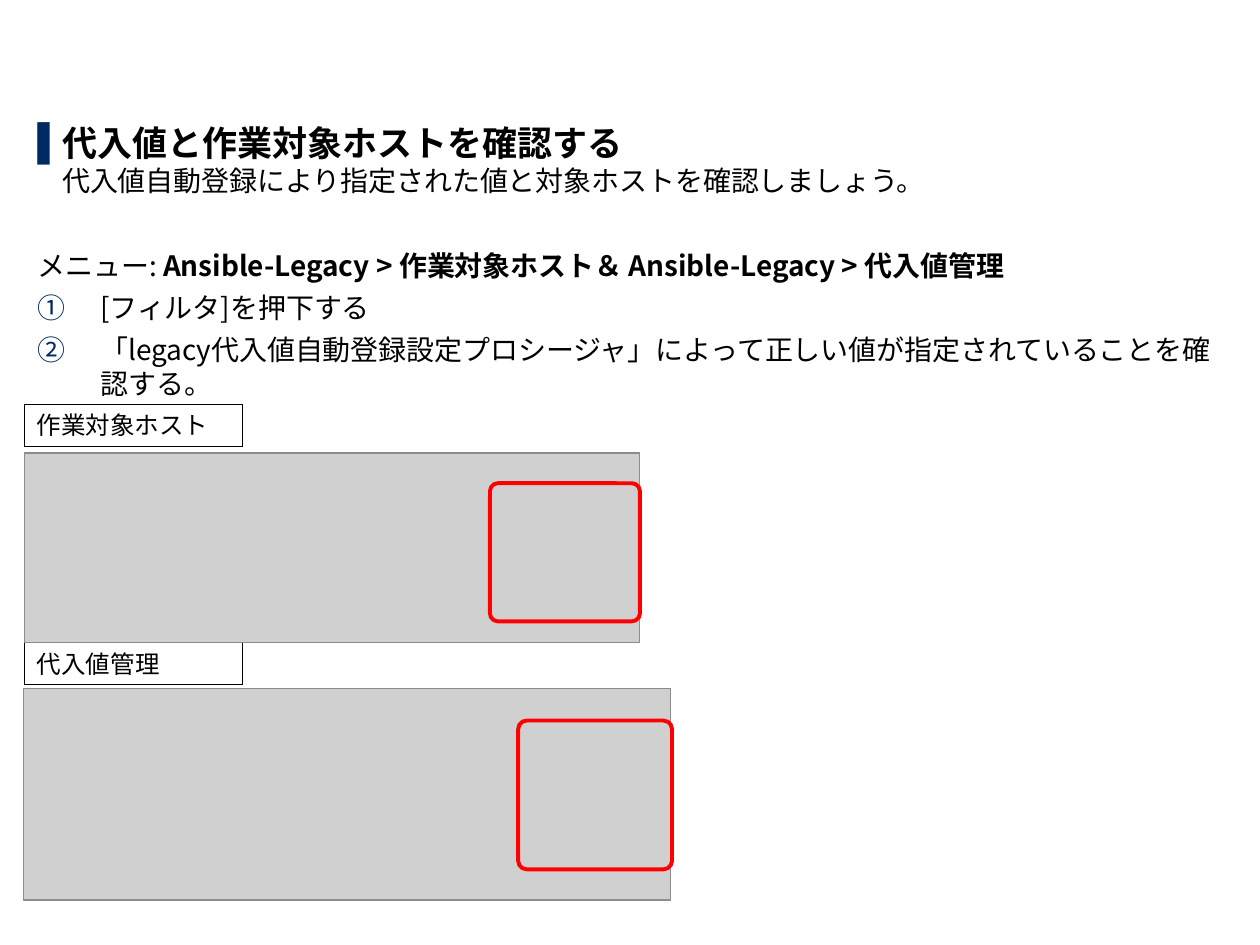
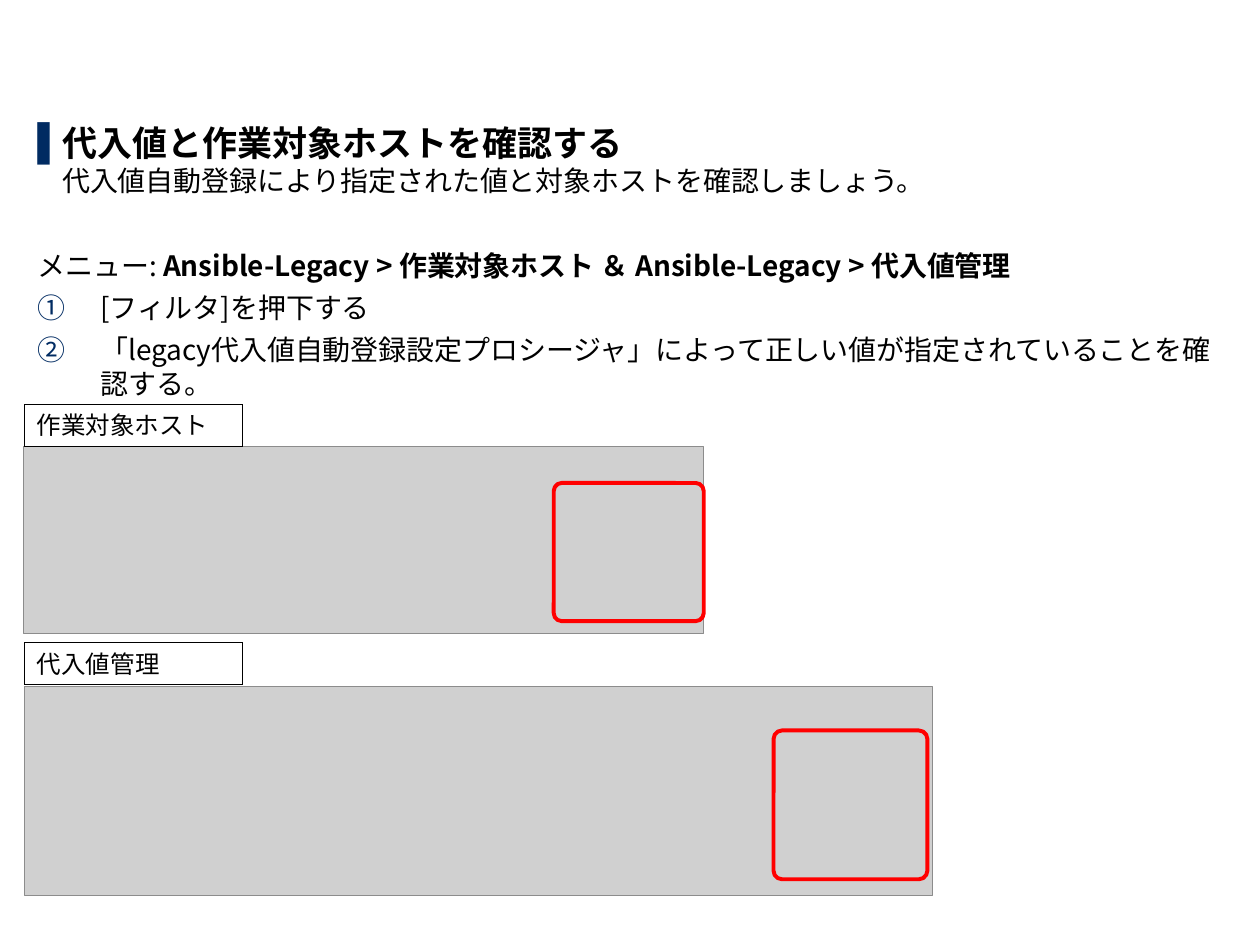
Before and after one commit to exastro-suite/it-automation-docs, a slide deck: slide 21 of asset/Learn_ja/ITA-Ansible-Driver_ja_practice.pptx. Drawn at 1260x945 pixels with LibreOffice and Linux fonts; fonts in the diff are those of the drawing; grey boxes stand for pictures; background and template pictures are left out. Boxes give left, top, right and bottom in pixels: in the first picture for what was removed or moved away, otherwise in the second. Text is boxed around its words. In the diff, an @@ line names an element or a change of style, - is before the commit and + after.

```diff
--- a/asset/Learn_ja/ITA-Ansible-Driver_ja_practice.pptx
+++ b/asset/Learn_ja/ITA-Ansible-Driver_ja_practice.pptx
@@ text at (37,252,1011,283): spaces changed @@
-メニュー: Ansible-Legacy > 作業対象ホスト＆ Ansible-Legacy > 代入値管理
+メニュー: Ansible-Legacy > 作業対象ホスト ＆ Ansible-Legacy > 代入値管理
@@ picture: place and size @@
-picture at (24,454,639,643)
+picture at (24,446,704,633)
@@ rounded rectangle: place and size @@
-rounded rectangle at (490,483,640,621)
+rounded rectangle at (553,483,703,621)
@@ picture: place and size @@
-picture at (24,688,672,900)
+picture at (24,687,932,896)
@@ rounded rectangle: place and size @@
-rounded rectangle at (518,721,672,869)
+rounded rectangle at (774,731,927,879)
```
Also in this commit, not shown: 19 other slides changed, 1 other file.
